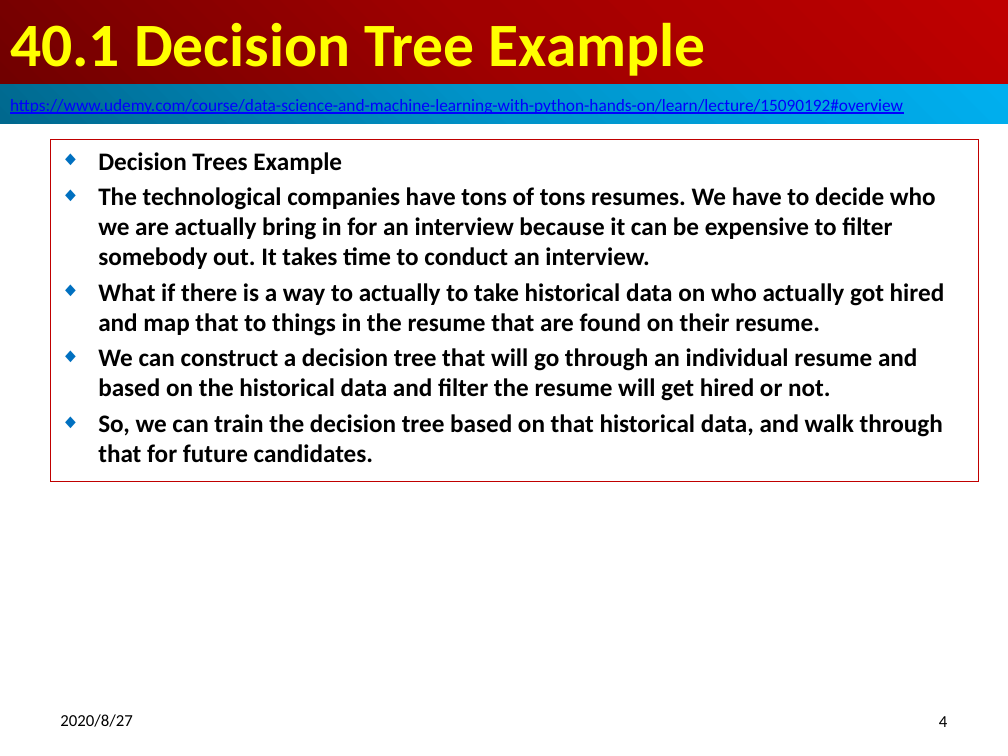
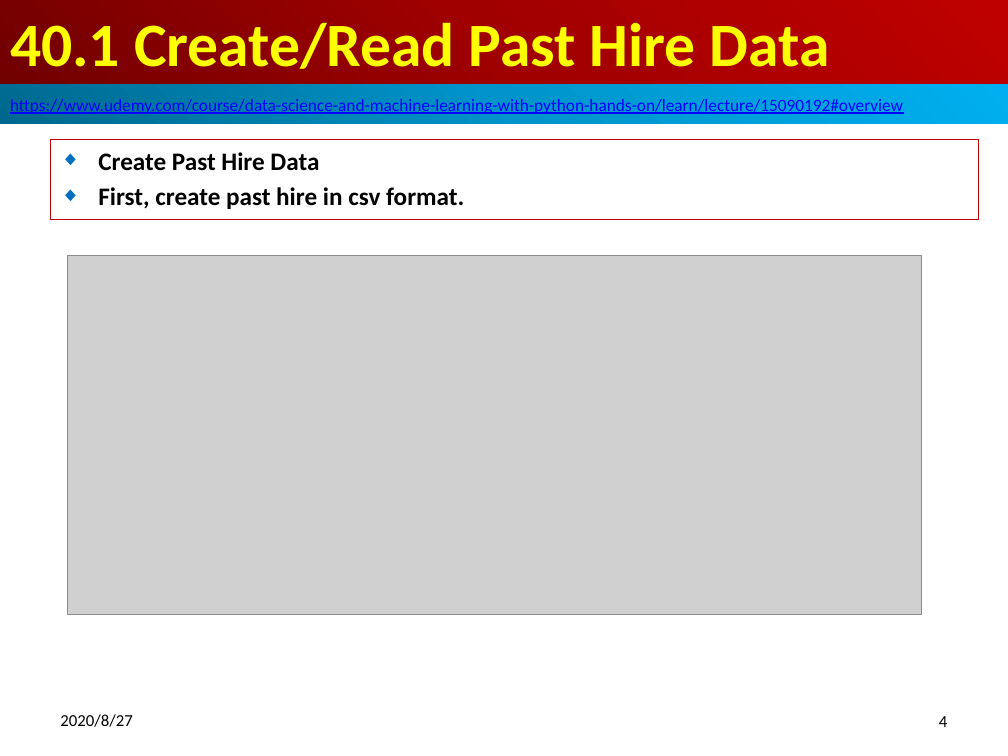
Before and after one commit to peterhchen/900_Python_ML_DS_DL, a slide deck: slide 4 of 040_PredictHireDecision.pptx. Drawn at 1008x756 pixels with LibreOffice and Linux fonts; fonts in the diff are those of the drawing; grey boxes stand for pictures. Boxes give left, top, right and bottom in pixels: in the first picture for what was removed or moved away, otherwise in the second. Text is boxed around its words. In the diff, an @@ line names an element or a change of style, - is before the commit and + after.

```diff
--- a/040_PredictHireDecision.pptx
+++ b/040_PredictHireDecision.pptx
@@ title at <box>10,22,830,69</box>: text changed @@
-40.1 Decision Tree Example
+40.1 Create/Read Past Hire Data
@@ subtitle "Create Past Hire Data": place and size @@
-subtitle "Create Past Hire Data" at <box>50,140,979,482</box>
+subtitle "Create Past Hire Data" at <box>50,140,979,220</box>
@@ subtitle at <box>98,152,464,209</box>: text changed @@
-◆ Decision Trees Example
-◆ The technological companies have tons of tons resumes. We have to decide who we are actually bring in for an interview because it can be expensive to filter somebody out. It takes time to conduct an interview.
-◆ What if there is a way to actually to take historical data on who actually got hired and map that to things in the resume that are found on their resume.
-◆ We can construct a decision tree that will go through an individual resume and based on the historical data and filter the resume will get hired or not.
-◆ So, we can train the decision tree based on that historical data, and walk through that for future candidates.
+◆ Create Past Hire Data
+◆ First, create past hire in csv format.
@@ picture added at <box>68,255,921,614</box> @@
```
Also in this commit, not shown: 2 other slides changed, 22 slides added.
